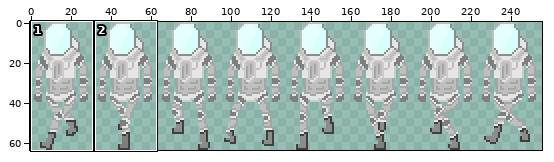
Sprite sheet -- RogueClicker/assets/sprites/playerWalk.png. The first picture is a wide view before the edit; the outline marks the close-up.
Close-up. Old version:
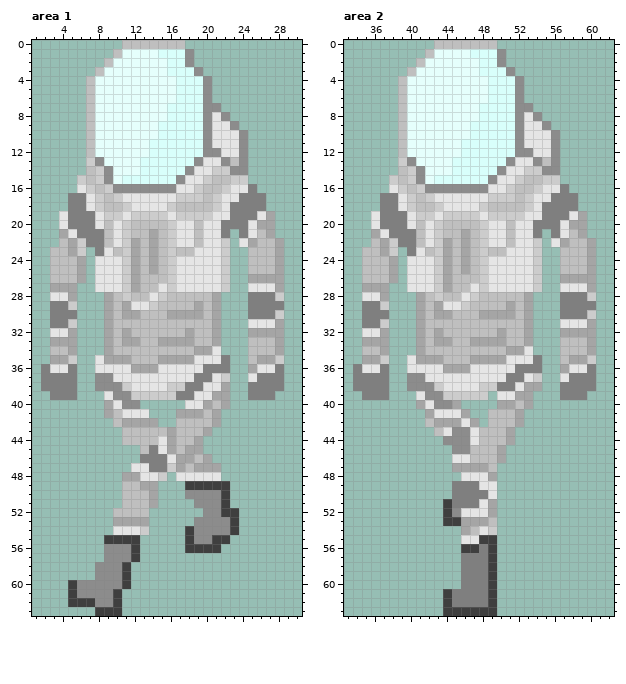
The file is 256x64 pixels. Colours within 5 levels of each other are drawn and written as one. Shown: area 1: x 1..30, y 0..63; area 2: x 33..62, y 0..63. The commit also changed other parts of the picture, which this record leaves out.
After:
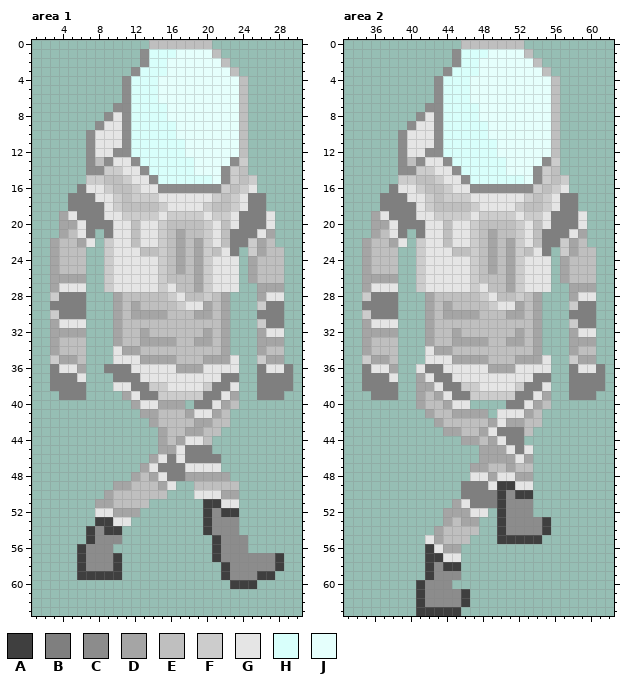
Palette (. is transparent): A #3f3f3f  B #7f7f7f  C #8c8c8c  D #a5a5a5  E #bfbfbf  F #cccccc  G #e5e5e5  H #d8fffb  J #e5fffc
Change:
Changed rows in their new state; - is an unchanged pixel.
Area 1:
first column x 2:
 0 ---------...----EEE---------
 1 --------...CH--JJJJE--------
 2 -------....CHHJJJJJJE-------
 3 ------....CHHHJJJJJJJE------
 4 -----....CHHH--JJJJJJJE-----
 5 -----....CHHH--JJJJJJJE-----
 6 -----....CHHH--JJJJJJJE-----
 7 -----...CCHHHHJJJJJJJJE-----
 8 -----..CGCHHHHJJJJJJJJE-----
 9 -----.CGGCHHH--JJJJJJJE-----
10 -----CGGGCHHH--JJJJJJJE-----
11 -----CGGGCHH----JJJJJJE-----
12 -----CGGCCHH----JJJJJJE-----
13 -----CECGGC------JJJJCF-----
14 -----CCFFGGC----HJJJCFE-----
15 ----.F-EEFGGC--HHHHJC-EF----
16 ----BGG-EEFGG--CCCCC-EFG----
17 -----BGG-EFFF--GGGG-EFG-----
18 -----BBGFEEEEFGGGGFEEFG-----
19 --DG--BGGF---GF---GFFG--BG--
20 --DDG-BB-G-GGFEEE-F-EG-BBG--
21 ---EG-.B-G-GGFEDE-F-EB-BG---
22 -D-EDG.F-GEGGFEDEDF-EBBFD-.-
23 -D-EE-.FGGG-EFED-DFEGB-FD-E-
24 -D--E-.F-GGGGFEDEDF-GG-D--E-
25 -D--E-.F-GGGGFEDEDF-GG-D--E-
26 -DDD--.F-GGGGFEEEDF-GG--EEE-
27 --GGG-.F-GGGGFGEEDF-GG-.DD--
28 -FBBB--.DE--EEFG--FED--.DGG-
29 ---BB--.DEDEE--FGGDED--.F---
30 -F--B--.DE-DDDEEE-DED--.--B-
31 -DGGG--.D----------ED--.FBB-
32 -DD-D--.DE-D----E-DED--.-GG-
33 --EEE--.DEEDD--EEDDED--.DD--
34 -D-EE--.GDD------EEED--.D-E-
35 -F-DE-..GGGDD--EEEDDDG-.F-D-
36 .B-GD-.BBBGGG--DDDGGGG-.B-GB
37 .---G-..BBB------GG-BB-.---B
38 .---B-..GGBBFFGGGGFBBG-.---B
39 -.--B--..DGBB--FFFBBGD-.--B-
40 -------...DGGDDD.BBG-E------
41 -------....DDEEE-GG-E-------
42 --------....-EE--DDEE-------
43 ---------....DE-DDEE--------
44 ---------....DEDGGE---------
45 -----------..D-GBBB---------
46 -----------.DGBGBBBB--------
47 ----------.DG-BBGGGG--------
48 ---------.-EDGBBDDDDD-------
49 --------DD-EEDG-.EEEEE------
50 -------DE---EE--.GGGDD------
51 ------DDE---.----.AAGG------
52 ------GGDDD.------A---------
53 ------AAGG..-----.A--C------
54 -----ACAA...----..A--C------
55 -----ACCC..-----...-CCC-----
56 ----ACC-...-----...-CCC-----
57 ----ACC-A..--------ACCCCCCA-
58 ----AC--A.----------ACCCCCA-
59 ----AAAAA.----------ACCCAA--
60 ---.......-----------AAA----
61 ---......-------------------
62 ---......-------------------
63 ------...-------------------
Area 2:
first column x 34:
 0 ---------...----EEE---------
 1 --------...CH--JJJJE--------
 2 -------....CHHJJJJJJE-------
 3 ------....CHHHJJJJJJJE------
 4 -----....CHHH--JJJJJJJE-----
 5 -----....CHHH--JJJJJJJE-----
 6 -----....CHHH--JJJJJJJE-----
 7 -----...CCHHHHJJJJJJJJE-----
 8 -----..CGCHHHHJJJJJJJJE-----
 9 -----.CGGCHHH--JJJJJJJE-----
10 -----CGGGCHHH--JJJJJJJE-----
11 -----CGGGCHH----JJJJJJE-----
12 -----CGGCCHH----JJJJJJE-----
13 -----CECGGC------JJJJCF-----
14 -----CCFFGGC----HJJJCFE-----
15 ----.F-EEFGGC--HHHHJC-EF----
16 ----BGG-EEFGG--CCCCC-EFG----
17 -----BGG-EFFF--GGGG-EFG-----
18 -----BBGFEEEEFGGGGFEEFG-----
19 --DG--BGGF---GF---GFFG--BG--
20 --DDG-BB-G-GGFEEE-F-EG-BBG--
21 ---EG-.B-G-GGFEDE-F-EB-BG---
22 -D-EDG.F-GEGGFEDEDF-EBBFD-.-
23 -D-EE-.FGGG-EFED-DFEGB-FD-E-
24 -D--E-.F-GGGGFEDEDF-GG-D--E-
25 -D--E-.F-GGGGFEDEDF-GG-D--E-
26 -DDD--.F-GGGGFEEEDF-GG--EEE-
27 --GGG-.F-GGGGFGEEDF-GG-.DD--
28 -FBBB--.DE--EEFG--FED--.DGG-
29 ---BB--.DEDEE--FGGDED--.F---
30 -F--B--.DE-DDDEEE-DED--.--B-
31 -DGGG--.D----------ED--.FBB-
32 -DD-D--.DE-D----E-DED--.-GG-
33 --EEE--.DEEDD--EEDDED--.DD--
34 -D-EE--.GDD------EEED--.D-E-
35 -F-DE-..GGGDD--EEEDDDG-.F-D-
36 .B-GD-.-BBGGG--DDDGGGG-.B-GB
37 .---G-.D-BB------GG-BB-.---B
38 .---B-.DDGBBFFGGGGFBBG-.---B
39 -.--B--DEDGBB--FFFBBGD-.--B-
40 --------EEDGG---.BBGDE------
41 ---------EED-DD.GGGDE-------
42 --------.-EEEEEDGD-EE-------
43 ---------.DDEEDGBBBE--------
44 ----------..DD-DGBB---------
45 -----------...DD-GBG--------
46 -----------...DD-DGD--------
47 -----------..---EDEE--------
48 ------------.---GGDD--------
49 -----------.--B-AAGG--------
50 -----------.---BACAA--------
51 ----------.DG-BBACCC--------
52 ----------DDD--.ACCC--------
53 ----------DE--..ACCCCA------
54 ---------DEEE-..ACCCCA------
55 --------GDEEE...AAAAA-------
56 --------AGDD....------------
57 --------AAGG....------------
58 --------ACAA....------------
59 --------ACCC....------------
60 -------ACCC-....------------
61 -------ACCCCA...------------
62 -------ACCCCA...------------
63 -------AAA--....------------
